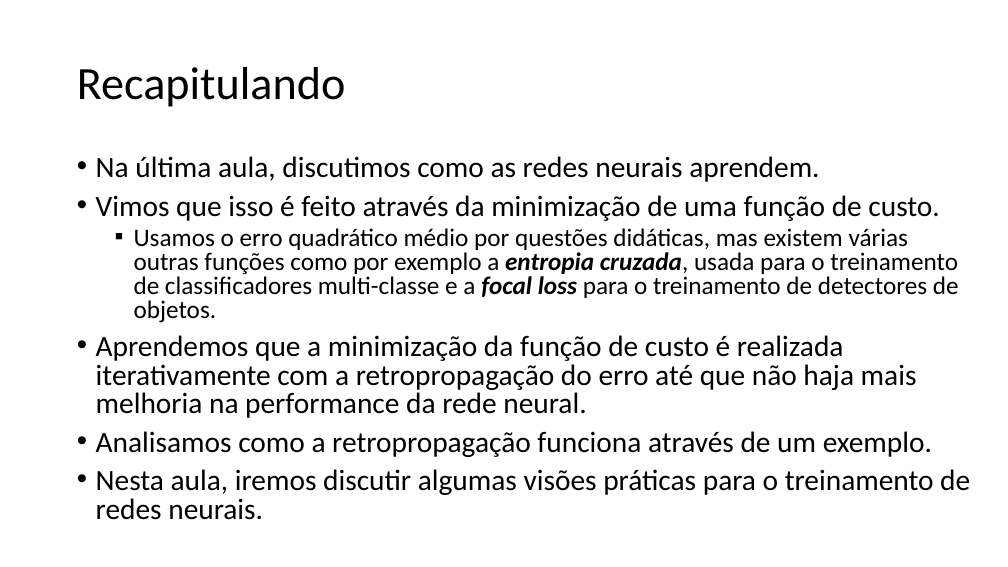
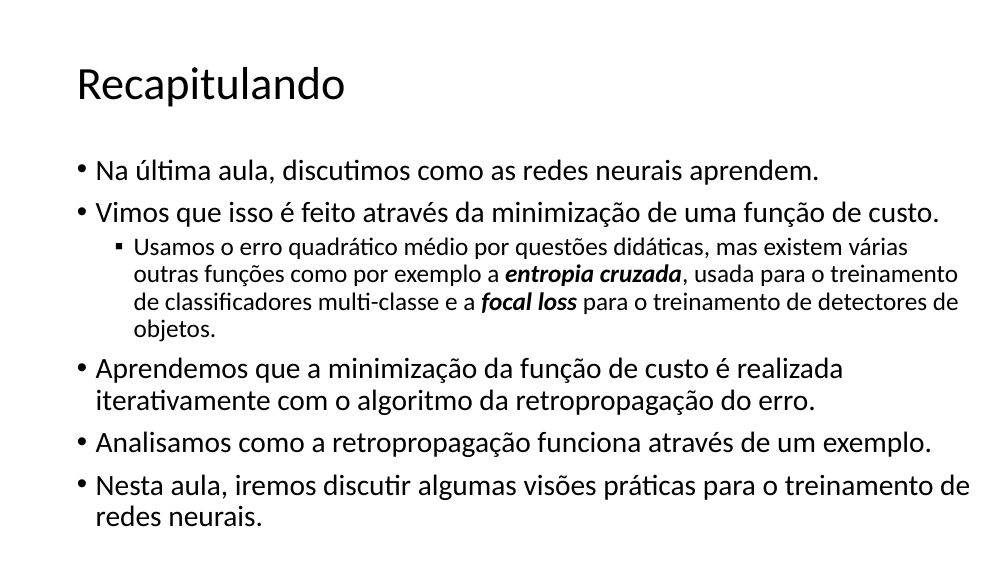
Before and after one commit to zz4fap/t320_aprendizado_de_maquina, a slide deck: slide 2 of slides/T320_Redes_Neurais_Artificiais (Parte IV).pptx. Drawn at 1008x567 pixels with LibreOffice and Linux fonts; fonts in the diff are those of the drawing. Boxes give left, top, right and bottom in pixels: in the first picture for what was removed or moved away, otherwise in the second. Text is boxed around its words. In the diff, an @@ line names an element or a change of style, - is before the commit and + after.

```diff
--- a/slides/T320_Redes_Neurais_Artificiais (Parte IV).pptx
+++ b/slides/T320_Redes_Neurais_Artificiais (Parte IV).pptx
@@ text at box(96, 159, 970, 527): line spacing 0.8 to 0.9 @@
@@ text at box(96, 357, 844, 415): text changed @@
-• Aprendemos que a minimização da função de custo é realizada iterativamente com a retropropagação do erro até que não haja mais melhoria na performance da rede neural.
+• Aprendemos que a minimização da função de custo é realizada iterativamente com o algoritmo da retropropagação do erro.
```
Also in this commit, not shown: 10 other slides changed, 2 other files.
